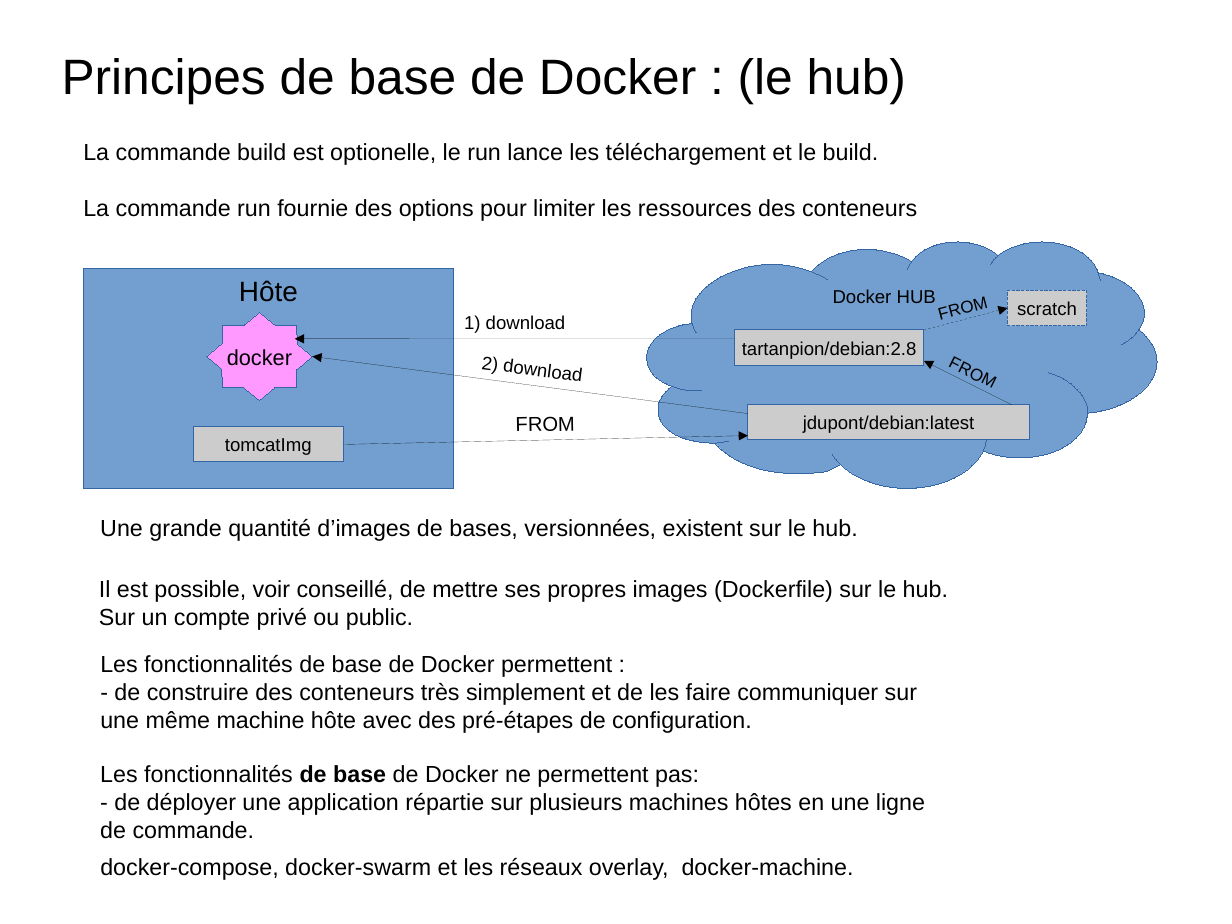
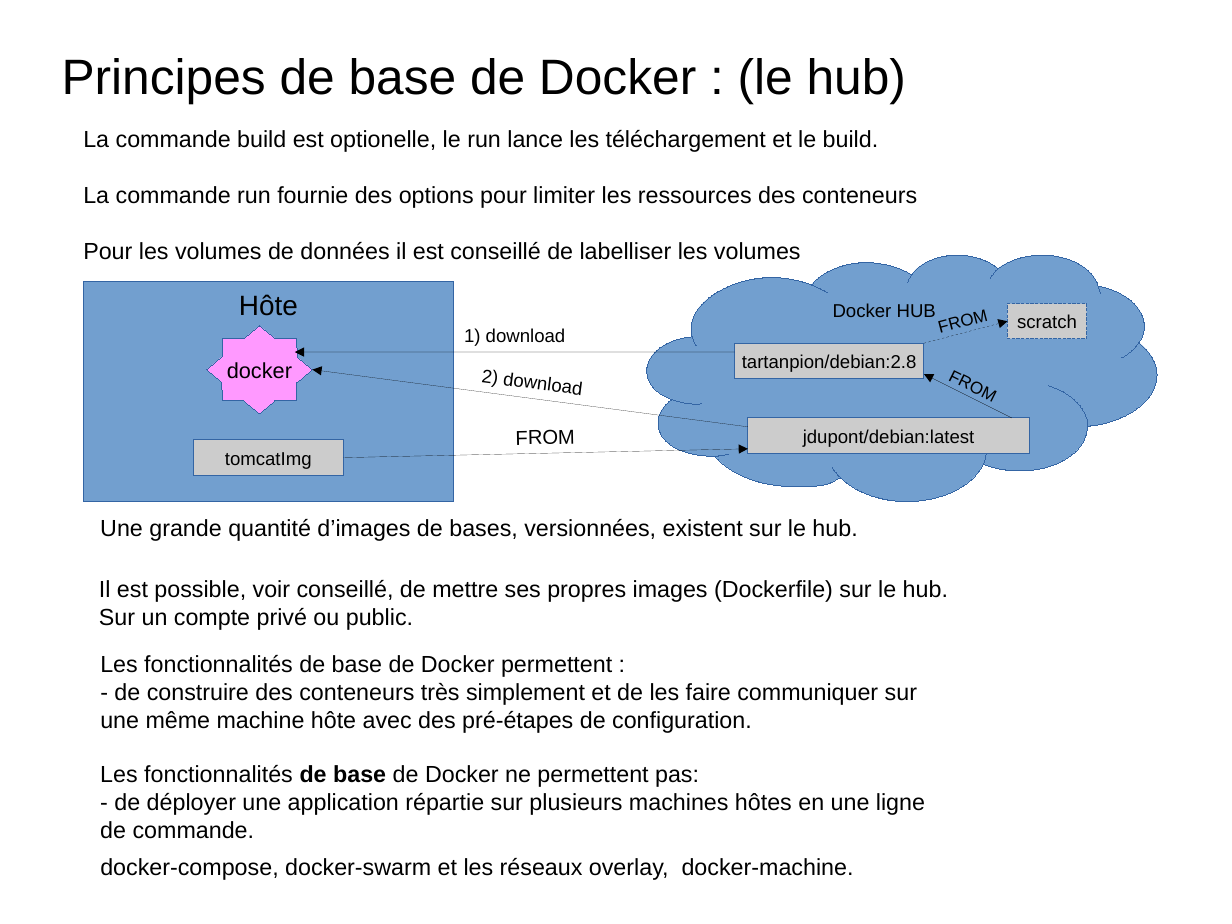
Before and after one commit to charleshuber/4t, a slide deck: slide 9 of presentation_smb215.odp. Drawn at 1232x924 pixels with LibreOffice and Linux fonts; fonts in the diff are those of the drawing. Boxes give left, top, right and bottom in pixels: in the first picture for what was removed or moved away, otherwise in the second. Text is boxed around its words. In the diff, an @@ line names an element or a change of style, - is before the commit and + after.

```diff
--- a/presentation_smb215.odp
+++ b/presentation_smb215.odp
@@ text "La commande build est optionelle, ...": place and size @@
-text "La commande build est optionelle, ..." at [83, 143, 917, 221]
+text "La commande build est optionelle, ..." at [83, 130, 917, 260]
@@ text at [83, 242, 801, 260]: paragraph added @@
+Pour les volumes de données il est conseillé de labelliser les volumes
@@ 2 freeform shapes, 1 line: place and size @@
-2 freeform shapes, 1 line at [207, 243, 1158, 489]
+2 freeform shapes, 1 line at [207, 255, 1158, 501]
@@ 5 rectangles, 4 lines: place and size @@
-5 rectangles, 4 lines at [84, 268, 1088, 489]
+5 rectangles, 4 lines at [84, 282, 1088, 502]
```
Also in this commit, not shown: 3 other slides changed, 1 other file.
